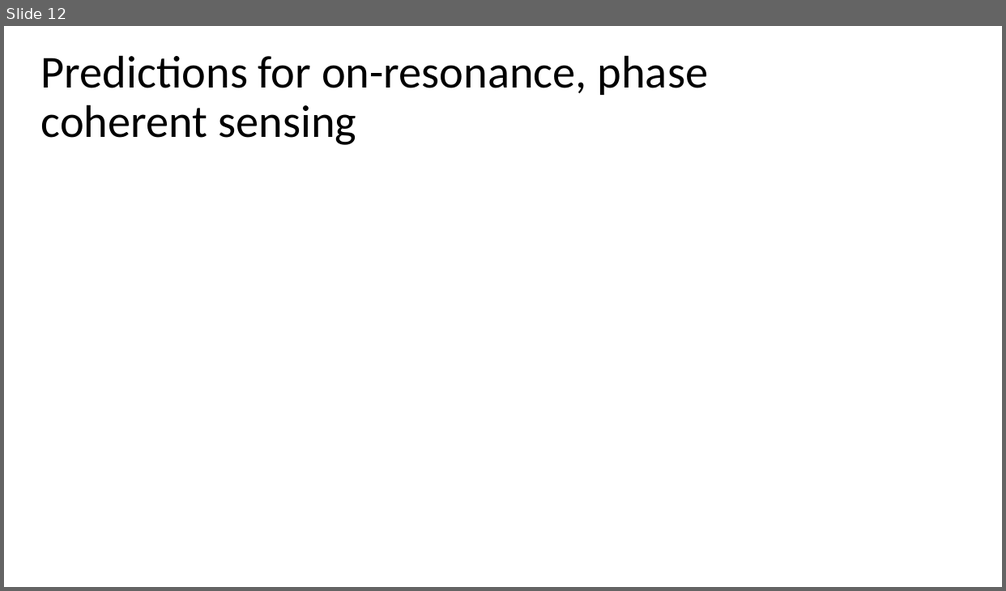
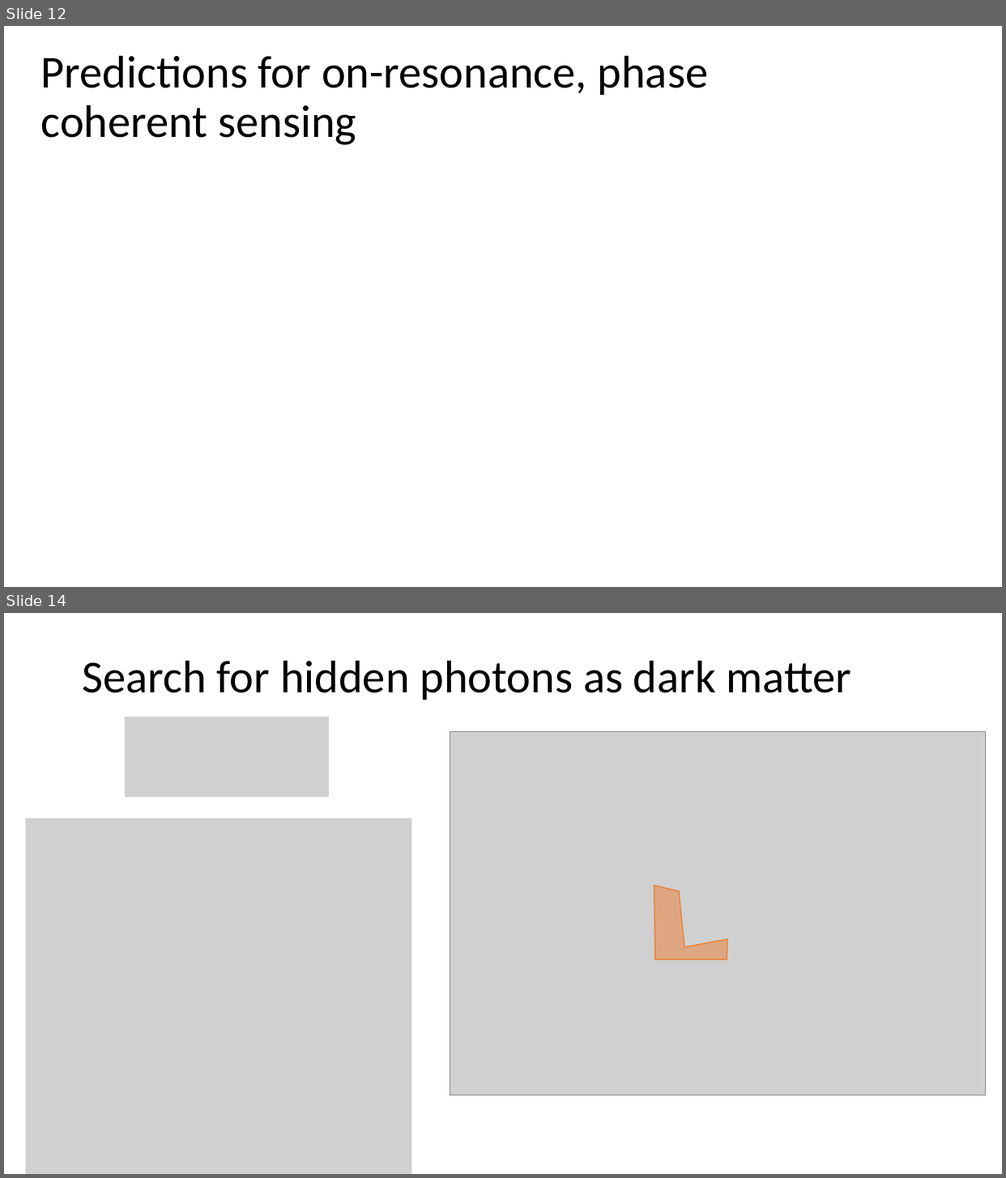
Before and after one commit to kgilmo/amplitude_sensing_paper, a slide deck: amplitude_sensing_penning.pptx. Shown one above the other, each under a label of ours: slide 12 before the commit, slides 12 and 14 after it; the slides between them are not shown. The pictures are 1006x591 and 1006x1178 pixels, drawn with LibreOffice and Linux fonts; fonts in the diff are those of the drawing; grey boxes stand for pictures. Boxes give left, top, right and bottom in pixels: in the first picture for what was removed or moved away, otherwise in the second. Text is boxed around its words. In the diff, an @@ line names an element or a change of style, - is before the commit and + after.

```diff
--- a/amplitude_sensing_penning.pptx
+++ b/amplitude_sensing_penning.pptx
@@ slide 14 added at [4, 613, 1002, 1174], background #FFFFFF @@
@@ title added at [83, 660, 852, 700], 44 pt, text #000000 @@
+Search for hidden photons as dark matter
@@ picture added at [125, 717, 329, 797] @@
@@ picture added at [450, 732, 986, 1096] @@
@@ picture added at [26, 818, 412, 1174] @@
@@ freeform shape added at [654, 885, 728, 960], fill #ED7D31 at 50% opacity, outline #ED7D31 1 pt @@
```
Also in this commit, not shown: 8 slides changed, 2 other slides added, 6 other files.
